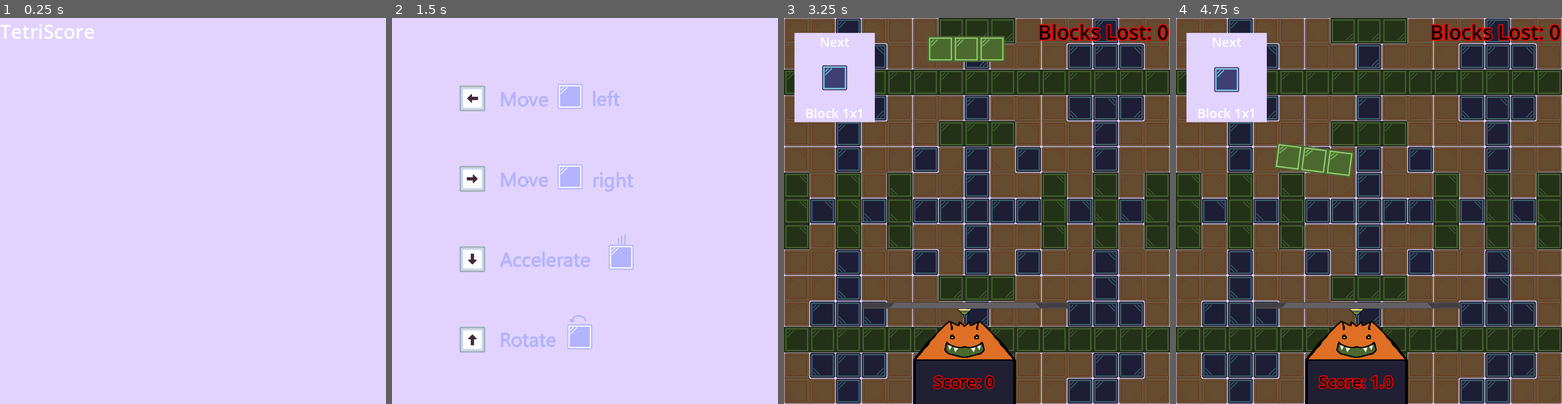
Above: before the commit, frames 1-4 (left to right).
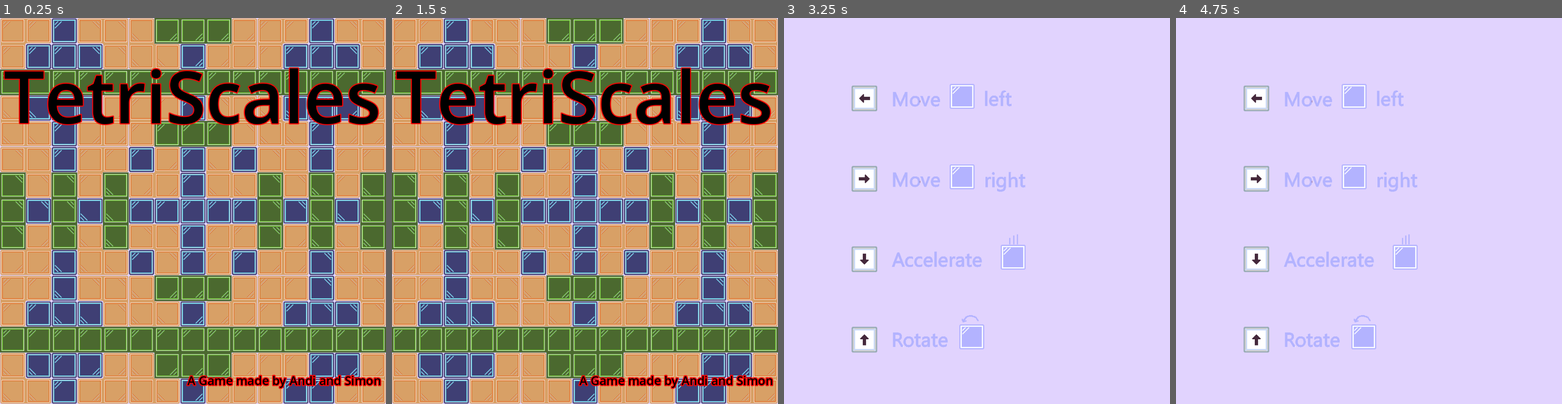
Above: after the commit, the same moments.

Repository: Simon-Melcher/TetriScales
Game: Godot game, scene res://Scenes/title.tscn
Two runs of this game, one before a commit and one after it. Both use one fixed random seed, a clock stepped at 60 frames per second and the inputs below.
Inputs:
- Up to frame 1 (0.25 s): no input
- Up to frame 2 (1.5 s): tap Enter at 0.5 s; hold Right (move_right) 0.53-1.28 s; hold Up (rotate_block) 0.53-1.28 s; tap Space at 1.25 s; hold Down (move_down) from 1.28 s (still down); tap Up (rotate_block) at 1.35 s
- Up to frame 3 (3.25 s): tap Enter at 2 s; release Down (move_down) at 2.03 s; hold Up (rotate_block) 2.03-2.78 s; hold Right (move_right) from 2.03 s (still down); tap Space at 2.75 s; tap Up (rotate_block) at 2.85 s
- Up to frame 4 (4.75 s): release Right (move_right) at 3.53 s; hold Up (rotate_block) 3.53-4.28 s; hold Left (move_left) from 3.53 s (still down); tap Up (rotate_block) at 4.35 s

The runs differ from the first frame. In frame 1, 98% of the frame differs, in the area x 0-100%, y 0-100%; in frame 2, 98%; in frame 3, 94%; in frame 4, 94%.

Commit message:
Updated Startscreen with new Graphic and Longer Timeout

Diff:
--- a/Background.tscn
+++ /dev/null
@@ -1,249 +0,0 @@
-[gd_scene load_steps=4 format=3 uid="uid://beyyibtg8qaob"]
-
-[ext_resource type="Texture2D" uid="uid://b7l4y6wo1xesq" path="res://Ressources/block_1x1.png" id="1_jqsg2"]
-[ext_resource type="Texture2D" uid="uid://wq87fuq6fc88" path="res://Ressources/block_2x2_L.png" id="2_8xc84"]
-[ext_resource type="Texture2D" uid="uid://bxgf65ob4v7el" path="res://Ressources/block_3x1.png" id="3_ynkqc"]
-
-[node name="Node2D" type="Node2D"]
-
-[node name="Block1x1" type="Sprite2D" parent="."]
-position = Vector2(96, 96)
-texture = ExtResource("1_jqsg2")
-
-[node name="Block2x2L" type="Sprite2D" parent="."]
-position = Vector2(64, 64)
-texture = ExtResource("2_8xc84")
-
-[node name="Block3x1" type="Sprite2D" parent="."]
-position = Vector2(224, 33)
-texture = ExtResource("3_ynkqc")
-
-[node name="Node2D" type="Node2D" parent="."]
-position = Vector2(256, 63)
-rotation = 1.5708
-
-[node name="Block1x1" type="Sprite2D" parent="Node2D"]
-position = Vector2(96, 96)
-texture = ExtResource("1_jqsg2")
-
-[node name="Block1x1" type="Sprite2D" parent="Node2D/Block1x1"]
-position = Vector2(190, 66)
-texture = ExtResource("1_jqsg2")
-
-[node name="Block2x2L" type="Sprite2D" parent="Node2D"]
-position = Vector2(64, 64)
-texture = ExtResource("2_8xc84")
-
-[node name="Block3x1" type="Sprite2D" parent="Node2D"]
-position = Vector2(225, 32)
-texture = ExtResource("3_ynkqc")
-
-[node name="Block3x1" type="Sprite2D" parent="Node2D/Block3x1"]
-position = Vector2(-66, 195)
-texture = ExtResource("3_ynkqc")
-
-[node name="Node2D2" type="Node2D" parent="."]
-position = Vector2(257, 66)
-
-[node name="Block1x1" type="Sprite2D" parent="Node2D2"]
-position = Vector2(96, 96)
-texture = ExtResource("1_jqsg2")
-
-[node name="Block1x1" type="Sprite2D" parent="Node2D2/Block1x1"]
-position = Vector2(1, -129)
-texture = ExtResource("1_jqsg2")
-
-[node name="Block1x1" type="Sprite2D" parent="Node2D2/Block1x1/Block1x1"]
-position = Vector2(64, 0)
-rotation = 4.71239
-texture = ExtResource("1_jqsg2")
-
-[node name="Block2x2L" type="Sprite2D" parent="Node2D2"]
-position = Vector2(64, 64)
-texture = ExtResource("2_8xc84")
-
-[node name="Block2x2L" type="Sprite2D" parent="Node2D2/Block2x2L"]
-position = Vector2(0, 130)
-texture = ExtResource("2_8xc84")
-
-[node name="Block2x2L" type="Sprite2D" parent="Node2D2/Block2x2L/Block2x2L"]
-position = Vector2(0, 130)
-texture = ExtResource("2_8xc84")
-
-[node name="Block3x1" type="Sprite2D" parent="Node2D2"]
-position = Vector2(224, 33)
-texture = ExtResource("3_ynkqc")
-
-[node name="Block3x1" type="Sprite2D" parent="Node2D2/Block3x1"]
-position = Vector2(-391, 708)
-texture = ExtResource("3_ynkqc")
-
-[node name="Block3x2" type="Sprite2D" parent="Node2D2/Block3x1"]
-position = Vector2(66, -65)
-texture = ExtResource("3_ynkqc")
-
-[node name="Block3x1" type="Sprite2D" parent="Node2D2/Block3x1/Block3x2"]
-position = Vector2(-391, 708)
-texture = ExtResource("3_ynkqc")
-
-[node name="Block3x3" type="Sprite2D" parent="Node2D2/Block3x1"]
-position = Vector2(196, 63)
-rotation = 1.5708
-texture = ExtResource("3_ynkqc")
-
-[node name="Block3x1" type="Sprite2D" parent="Node2D2/Block3x1/Block3x3"]
-position = Vector2(576, 198)
-texture = ExtResource("3_ynkqc")
-
-[node name="Block3x2" type="Sprite2D" parent="Node2D2/Block3x1/Block3x3"]
-position = Vector2(65, -65)
-texture = ExtResource("3_ynkqc")
-
-[node name="Block3x1" type="Sprite2D" parent="Node2D2/Block3x1/Block3x3/Block3x2"]
-position = Vector2(318, 67.9999)
-texture = ExtResource("3_ynkqc")
-
-[node name="Node2D" type="Node2D" parent="Node2D2"]
-position = Vector2(256, 63)
-rotation = 1.5708
-
-[node name="Block1x1" type="Sprite2D" parent="Node2D2/Node2D"]
-position = Vector2(96, 96)
-texture = ExtResource("1_jqsg2")
-
-[node name="Block1x1" type="Sprite2D" parent="Node2D2/Node2D/Block1x1"]
-position = Vector2(68, 65)
-texture = ExtResource("1_jqsg2")
-
-[node name="Block1x1" type="Sprite2D" parent="Node2D2/Node2D/Block1x1/Block1x1"]
-position = Vector2(128, -3.8147e-06)
-texture = ExtResource("1_jqsg2")
-
-[node name="Block2x2L" type="Sprite2D" parent="Node2D2/Node2D"]
-position = Vector2(64, 64)
-texture = ExtResource("2_8xc84")
-
-[node name="Block2x2L" type="Sprite2D" parent="Node2D2/Node2D/Block2x2L"]
-position = Vector2(-127, -261)
-texture = ExtResource("2_8xc84")
-
-[node name="Block3x1" type="Sprite2D" parent="Node2D2/Node2D"]
-position = Vector2(225, 32)
-texture = ExtResource("3_ynkqc")
-
-[node name="Block3x1" type="Sprite2D" parent="Node2D2/Node2D/Block3x1"]
-position = Vector2(324, 261)
-texture = ExtResource("3_ynkqc")
-
-[node name="Node2D3" type="Node2D" parent="."]
-position = Vector2(639, 641)
-rotation = 3.14159
-
-[node name="Block1x1" type="Sprite2D" parent="Node2D3"]
-position = Vector2(96, 96)
-texture = ExtResource("1_jqsg2")
-
-[node name="Block2x2L" type="Sprite2D" parent="Node2D3"]
-position = Vector2(64, 64)
-texture = ExtResource("2_8xc84")
-
-[node name="Block2x2L" type="Sprite2D" parent="Node2D3/Block2x2L"]
-position = Vector2(321, -196)
-texture = ExtResource("2_8xc84")
-
-[node name="Block3x1" type="Sprite2D" parent="Node2D3"]
-position = Vector2(224, 33)
-texture = ExtResource("3_ynkqc")
-
-[node name="Block3x1" type="Sprite2D" parent="Node2D3/Block3x1"]
-position = Vector2(256, 63)
-texture = ExtResource("3_ynkqc")
-
-[node name="Node2D" type="Node2D" parent="Node2D3"]
-position = Vector2(256, 63)
-rotation = 1.5708
-
-[node name="Block1x1" type="Sprite2D" parent="Node2D3/Node2D"]
-position = Vector2(96, 96)
-texture = ExtResource("1_jqsg2")
-
-[node name="Block1x1" type="Sprite2D" parent="Node2D3/Node2D/Block1x1"]
-position = Vector2(-193, -65)
-texture = ExtResource("1_jqsg2")
-
-[node name="Block1x1" type="Sprite2D" parent="Node2D3/Node2D/Block1x1/Block1x1"]
-position = Vector2(-64, -61)
-texture = ExtResource("1_jqsg2")
-
-[node name="Block1x1" type="Sprite2D" parent="Node2D3/Node2D/Block1x1/Block1x1/Block1x1"]
-position = Vector2(62, -199)
-texture = ExtResource("1_jqsg2")
-
-[node name="Block1x2" type="Sprite2D" parent="Node2D3/Node2D/Block1x1/Block1x1"]
-position = Vector2(63.9999, -260)
-texture = ExtResource("1_jqsg2")
-
-[node name="Block1x1" type="Sprite2D" parent="Node2D3/Node2D/Block1x1/Block1x1/Block1x2"]
-position = Vector2(-64, -61)
-texture = ExtResource("1_jqsg2")
-
-[node name="Block2x2L" type="Sprite2D" parent="Node2D3/Node2D"]
-position = Vector2(64, 62)
-texture = ExtResource("2_8xc84")
-
-[node name="Block3x1" type="Sprite2D" parent="Node2D3/Node2D"]
-position = Vector2(225, 32)
-texture = ExtResource("3_ynkqc")
-
-[node name="Node2D2" type="Node2D" parent="Node2D3"]
-position = Vector2(257, 66)
-
-[node name="Block1x1" type="Sprite2D" parent="Node2D3/Node2D2"]
-position = Vector2(96, 96)
-texture = ExtResource("1_jqsg2")
-
-[node name="Block2x2L" type="Sprite2D" parent="Node2D3/Node2D2"]
-position = Vector2(64, 64)
-texture = ExtResource("2_8xc84")
-
-[node name="Block3x1" type="Sprite2D" parent="Node2D3/Node2D2"]
-position = Vector2(291, -165)
-texture = ExtResource("3_ynkqc")
-
-[node name="Node2D" type="Node2D" parent="Node2D3/Node2D2"]
-position = Vector2(256, 63)
-rotation = 1.5708
-
-[node name="Block1x1" type="Sprite2D" parent="Node2D3/Node2D2/Node2D"]
-position = Vector2(96, 96)
-texture = ExtResource("1_jqsg2")
-
-[node name="Block2x2L" type="Sprite2D" parent="Node2D3/Node2D2/Node2D"]
-position = Vector2(64, 64)
-texture = ExtResource("2_8xc84")
-
-[node name="Block2x2L" type="Sprite2D" parent="Node2D3/Node2D2/Node2D/Block2x2L"]
-position = Vector2(65.9999, -126)
-texture = ExtResource("2_8xc84")
-
-[node name="Block2x2L3" type="Sprite2D" parent="Node2D3/Node2D2/Node2D/Block2x2L"]
-position = Vector2(-64.0001, -129)
-rotation = 1.5708
-texture = ExtResource("2_8xc84")
-
-[node name="Block2x2L3" type="Sprite2D" parent="Node2D3/Node2D2/Node2D/Block2x2L/Block2x2L3"]
-position = Vector2(3.8147e-05, 130)
-texture = ExtResource("2_8xc84")
-
-[node name="Block2x2L2" type="Sprite2D" parent="Node2D3/Node2D2/Node2D/Block2x2L"]
-position = Vector2(-194, 128)
-texture = ExtResource("2_8xc84")
-
-[node name="Block3x1" type="Sprite2D" parent="Node2D3/Node2D2/Node2D"]
-position = Vector2(225, 32)
-texture = ExtResource("3_ynkqc")
-
-[node name="Block3x1" type="Sprite2D" parent="Node2D3/Node2D2/Node2D/Block3x1"]
-position = Vector2(64, -64)
-rotation = 3.14159
-texture = ExtResource("3_ynkqc")
--- a/Scenes/title.tscn
+++ b/Scenes/title.tscn
@@ -1,6 +1,7 @@
-[gd_scene load_steps=2 format=3 uid="uid://dfcasqpwb0jrl"]
+[gd_scene load_steps=3 format=3 uid="uid://dfcasqpwb0jrl"]
 
-[ext_resource type="Script" uid="uid://qlpjd58r6qx8" path="res://Scripts/title.gd" id="1_w31pl"]
+[ext_resource type="Script" path="res://Scripts/title.gd" id="1_w31pl"]
+[ext_resource type="PackedScene" uid="uid://cpjak7ahx5h23" path="res://Ressources/15x15 Background Tile.tscn" id="2_ekrfg"]
 
 [node name="Title" type="Node2D"]
 script = ExtResource("1_w31pl")
@@ -8,13 +9,35 @@
 [node name="CanvasLayer" type="CanvasLayer" parent="."]
 
 [node name="LabelPLACEHOLDER" type="Label" parent="CanvasLayer"]
-offset_right = 40.0
-offset_bottom = 23.0
-theme_override_font_sizes/font_size = 48
-text = "TetriScore"
+offset_right = 957.0
+offset_bottom = 385.0
+theme_override_colors/font_color = Color(0, 0, 0, 1)
+theme_override_colors/font_outline_color = Color(1, 0, 0, 1)
+theme_override_constants/outline_size = 10
+theme_override_font_sizes/font_size = 180
+text = "TetriScales"
+horizontal_alignment = 1
+vertical_alignment = 1
+
+[node name="Credits" type="Label" parent="CanvasLayer"]
+anchors_preset = -1
+offset_left = 466.0
+offset_top = 853.0
+offset_right = 948.0
+offset_bottom = 949.0
+theme_override_colors/font_color = Color(0, 0, 0, 1)
+theme_override_colors/font_outline_color = Color(1, 0, 0, 1)
+theme_override_constants/outline_size = 10
+theme_override_font_sizes/font_size = 30
+text = "A Game made by Andi and Simon"
+horizontal_alignment = 1
+vertical_alignment = 1
 
 [node name="TimerAutostartPLACEHOLDER" type="Timer" parent="."]
+wait_time = 3.0
 one_shot = true
 autostart = true
 
+[node name="Background_Tile" parent="." instance=ExtResource("2_ekrfg")]
+
 [connection signal="timeout" from="TimerAutostartPLACEHOLDER" to="." method="_on_timer_autostart_placeholder_timeout"]
